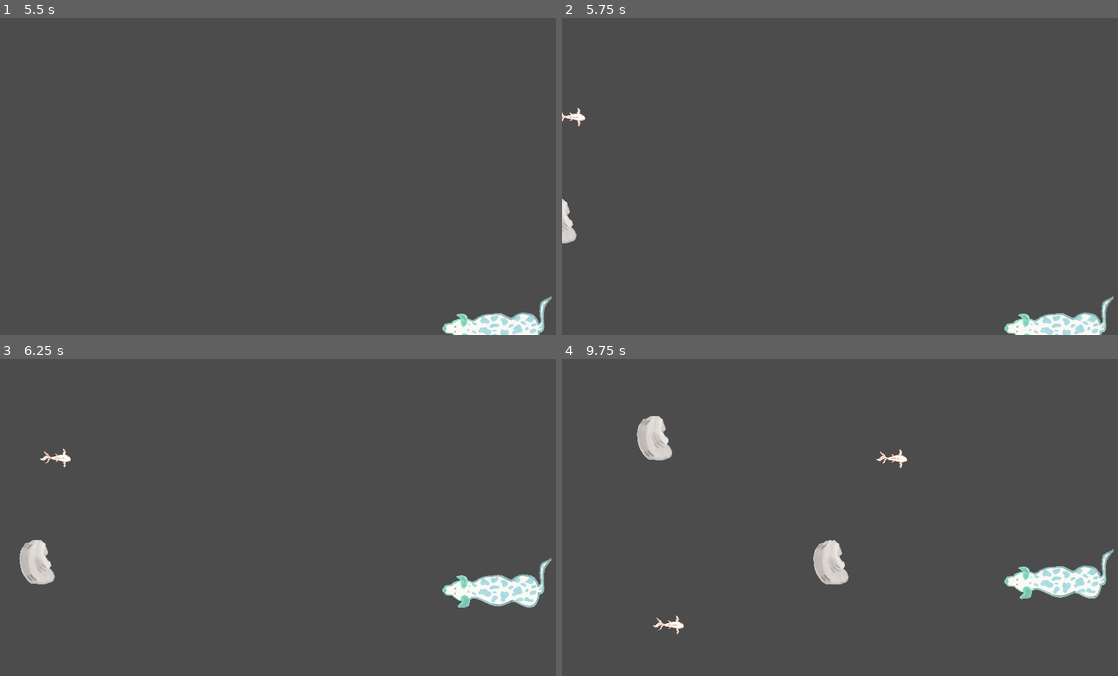
Above: before the commit, frames 1-4 (two rows, left to right).
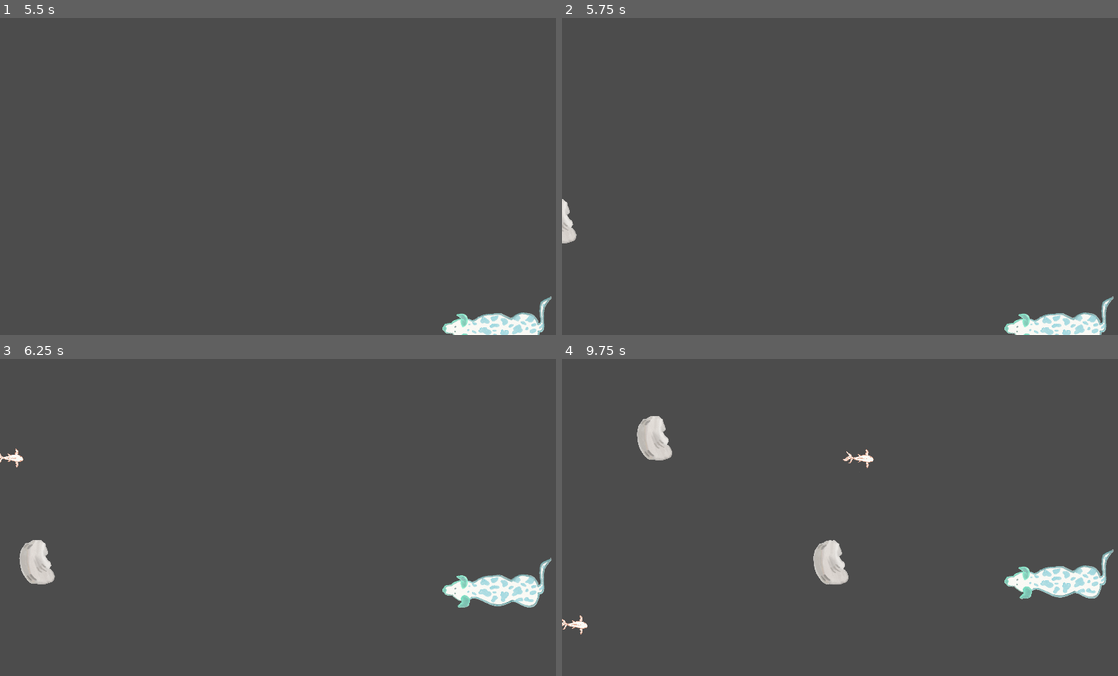
Above: after the commit, the same moments.

Repository: emmdie/dogGame
Game: Godot game, scene res://Main.tscn
The game is run twice, just before and just after one commit, with the same random seed, the same clock (stepped at 60 frames per second) and the same inputs. Before the commit the project has no main scene; this scene is started directly in both runs.
Inputs:
- Up to frame 1 (5.5 s): tap Enter at 0.5 s; hold Up (move_up) 0.53-1.28 s; hold Down (move_down) 1.28-2.03 s; hold Up (move_up) 2.03-3.53 s; tap Space at 3.5 s; hold Down (move_down) from 3.53 s (still down)
- Up to frame 2 (5.75 s): keep holding Down (move_down)
- Up to frame 3 (6.25 s): release Down (move_down) at 5.78 s; hold Up (move_up) from 5.78 s (still down)
- Up to frame 4 (9.75 s): release Up (move_up) at 8.03 s; hold Down (move_down) 8.03-9.53 s; hold Up (move_up) from 9.53 s (still down)

Frame 1 is identical in both runs. In frame 2, less than 0.1% of the frame differs, in the area x 0-5%, y 28-35%; in frame 3, 0.2%; in frame 4, 0.4%, in the area x 0-63%, y 28-87%.

Commit message:
split the signal for mafi being hit. its not working yet though

Diff:
--- a/Fish.gd
+++ b/Fish.gd
@@ -1,5 +1,6 @@
 extends RigidBody2D
 
+signal fish_collected
 
 # Declare member variables here. Examples:
 # var a = 2
--- a/Mafi.gd
+++ b/Mafi.gd
@@ -1,6 +1,7 @@
 extends Area2D
 
 signal hit
+signal collected
 
 export var speed = 400
 var screen_size
@@ -43,7 +44,17 @@
 #	pass
 
 
+
+
+
 func _on_Mafi_body_entered(body):
-	hide()
-	emit_signal("hit")
-	$CollisionShape2D.set_deferred("disabled", true)
+	print("entered")
+	if (body.get_name() == "Stone"):
+		print("stone")
+		hide()
+		emit_signal("hit")
+		$CollisionShape2D.set_deferred("disabled", true)
+	else:
+		print("not stone")
+		emit_signal("collected")
+		#set_deferred(str(body.get_child("CollisionShape2D").disabled), true)
--- a/Main.gd
+++ b/Main.gd
@@ -1,4 +1,5 @@
 extends Node
+
 
 export(PackedScene) var stone_scene
 export(PackedScene) var fish_scene
@@ -56,6 +57,7 @@
 
 
 
+
 func _on_FishTimer_timeout():
 	var fish = fish_scene.instance()
 
--- a/Main.tscn
+++ b/Main.tscn
@@ -24,7 +24,7 @@
 wait_time = 3.0
 
 [node name="FishTimer" type="Timer" parent="."]
-wait_time = 3.0
+wait_time = 3.5
 
 [node name="StartTimer" type="Timer" parent="."]
 wait_time = 2.0
--- a/Stone.gd
+++ b/Stone.gd
@@ -1,6 +1,7 @@
 extends RigidBody2D
+class_name Stone
 
-
+signal hit
 # Declare member variables here. Examples:
 # var a = 2
 # var b = "text"
--- a/Stone.tscn
+++ b/Stone.tscn
@@ -35,4 +35,5 @@
 
 [node name="VisibilityNotifier2D" type="VisibilityNotifier2D" parent="."]
 
+[connection signal="body_entered" from="." to="." method="_on_Stone_body_entered"]
 [connection signal="screen_exited" from="VisibilityNotifier2D" to="." method="_on_VisibilityNotifier2D_screen_exited"]
--- a/project.godot
+++ b/project.godot
@@ -8,10 +8,21 @@
 
 config_version=4
 
+_global_script_classes=[ {
+"base": "RigidBody2D",
+"class": "Stone",
+"language": "GDScript",
+"path": "res://Stone.gd"
+} ]
+_global_script_class_icons={
+"Stone": ""
+}
+
 [application]
 
 config/name="Dog Game"
-config/icon="res://icon.png"
+run/main_scene="res://Main.tscn"
+config/icon="res://assets/dog/dog.png"
 
 [display]
 
